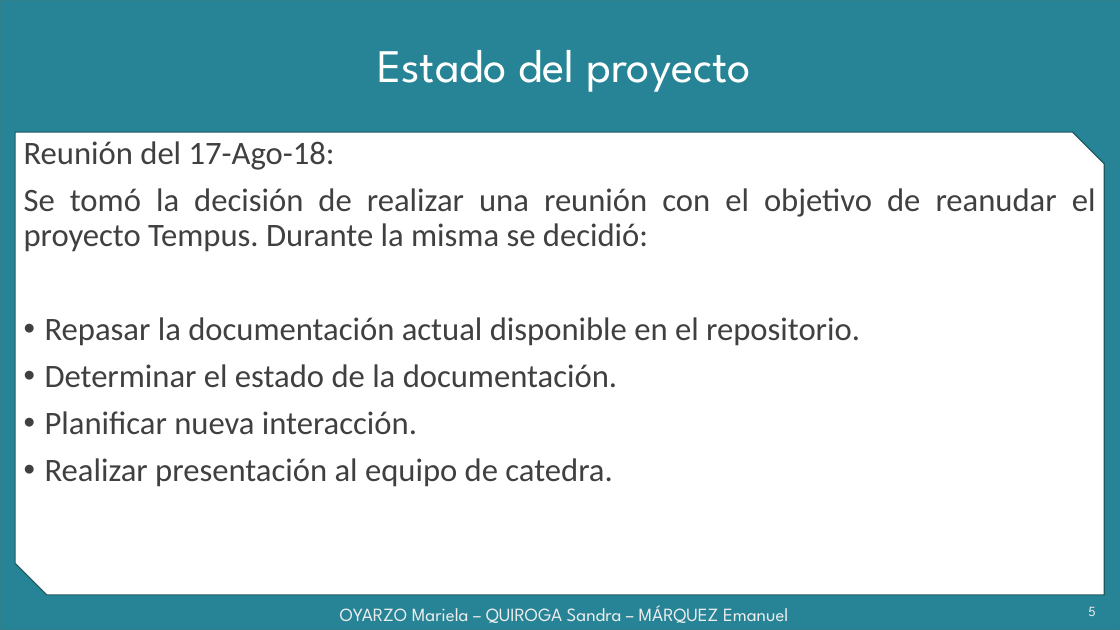
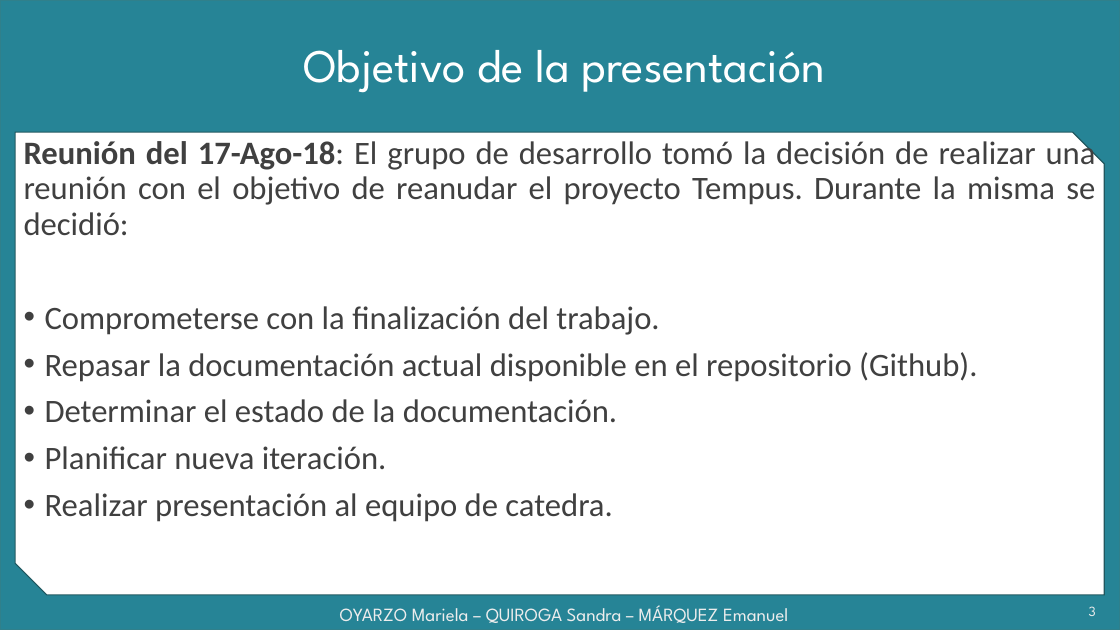
Before and after one commit to grupoyenu/yenu, a slide deck: slide 3 of 08. Presentaciones/Presentación 9 - 31.08.18.pptx (slide 5 before the commit). Drawn at 1120x630 pixels with LibreOffice and Linux fonts; fonts in the diff are those of the drawing; background and template pictures are left out. Boxes give left, top, right and bottom in pixels: in the first picture for what was removed or moved away, otherwise in the second. Text is boxed around its words. In the diff, an @@ line names an element or a change of style, - is before the commit and + after.

```diff
--- a/08. Presentaciones/Presentación 9 - 31.08.18.pptx
+++ b/08. Presentaciones/Presentación 9 - 31.08.18.pptx
@@ title at bbox=[303, 50, 825, 93]: text changed @@
-Estado del proyecto
+Objetivo de la presentación
@@ text at bbox=[24, 137, 1096, 382]: text changed @@
-Reunión del 17-Ago-18:
-Se tomó la decisión de realizar una reunión con el objetivo de reanudar el proyecto Tempus. Durante la misma se decidió:
-• Repasar la documentación actual disponible en el repositorio.
+Reunión del 17-Ago-18: El grupo de desarrollo tomó la decisión de realizar una reunión con el objetivo de reanudar el proyecto Tempus. Durante la misma se decidió:
+• Comprometerse con la finalización del trabajo.
+• Repasar la documentación actual disponible en el repositorio (Github).
@@ text at bbox=[45, 446, 386, 469]: text changed @@
-• Planificar nueva interacción.
+• Planificar nueva iteración.
@@ page number at bbox=[1089, 606, 1096, 616]: text changed @@
-5
+3
```
Also in this commit, not shown: 4 other slides changed, 7 slides added, 1 slide removed.
